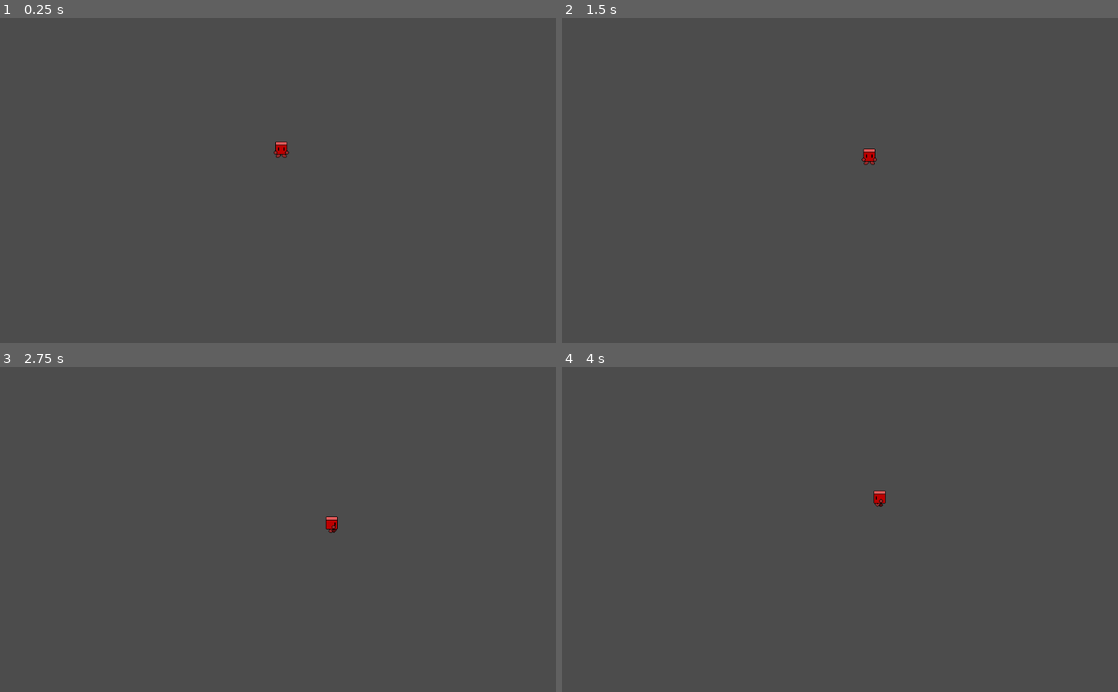
Above: before the commit, frames 1-4 (two rows, left to right).
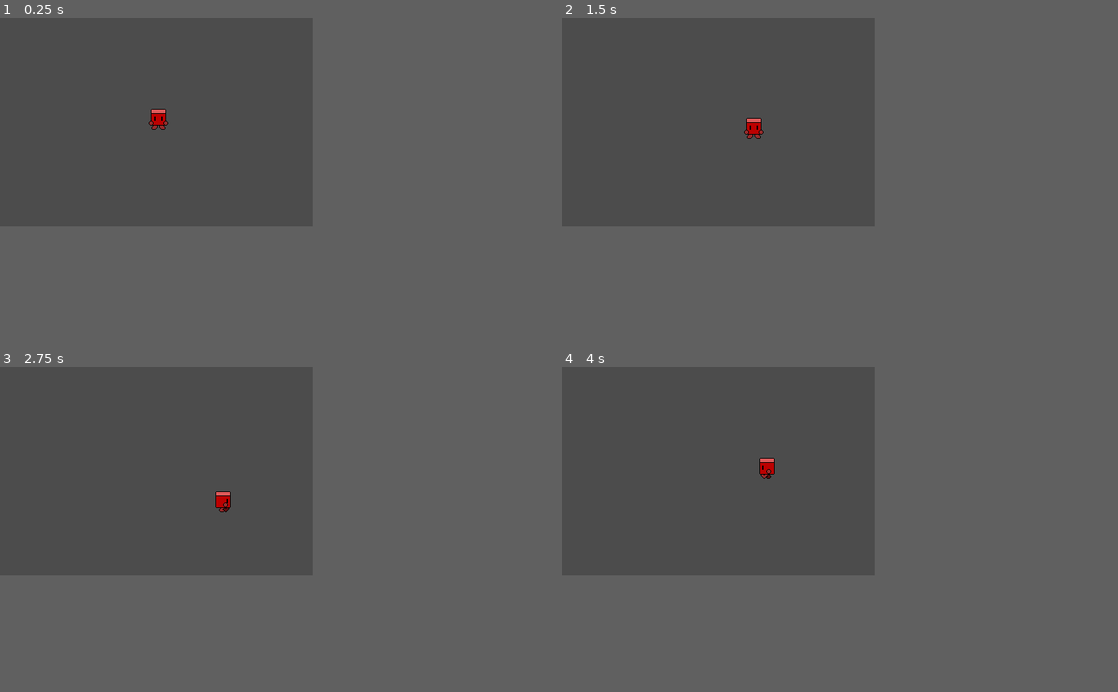
Above: after the commit, the same moments.

Repository: mechPenSketch/4-dir_Anim
Game: Godot game, scene res://example/Scene.tscn
Same seed, same stepped clock (60 frames per second), same inputs: the game is played once before the commit and once after it. Before the commit the project starts from res://Scene.tscn.
Inputs:
- Up to frame 1 (0.25 s): no input
- Up to frame 2 (1.5 s): tap Enter at 0.5 s; hold Right (ui_right) 0.53-1.28 s; tap Space (ui_select) at 0.77 s; hold Down (ui_down) from 1.28 s (still down)
- Up to frame 3 (2.75 s): tap Space (ui_select) at 1.52 s; release Down (ui_down) at 2.03 s; hold Right (ui_right) from 2.03 s (still down)
- Up to frame 4 (4 s): release Right (ui_right) at 2.78 s; hold Up (ui_up) 2.78-3.53 s; tap Space (ui_select) at 3.02, 3.77 s; hold Left (ui_left) from 3.53 s (still down)
In our replay, the window is 800x468 before the commit and 450x300 after it. These sizes can differ from the game's own. Grey fills any space a smaller window leaves; there, only what the larger window draws over its background counts as a difference.

The runs differ from the first frame. In frame 1, 0.3% of the frame differs, in the area x 26-52%, y 27-43%; in frame 2, 0.3%, in the area x 32-57%, y 30-46%; in frame 3, 0.3%; in frame 4, 0.3%.

Commit message:
Re-organise Files
Split them between examples and key assets

Diff:
--- a/Scene.tscn
+++ b/example/Scene.tscn
@@ -1,9 +1,9 @@
-[gd_scene load_steps=40 format=2]
-
-[ext_resource path="res://spritesheet.png" type="Texture" id=1]
-[ext_resource path="res://FourDirSheet.gd" type="Script" id=2]
-[ext_resource path="res://RedSquare.gd" type="Script" id=3]
-[ext_resource path="res://FourDirAnimTree.gd" type="Script" id=4]
+[gd_scene load_steps=44 format=2]
+
+[ext_resource path="res://four-dir/FourDirSheet.gd" type="Script" id=1]
+[ext_resource path="res://four-dir/FourDirAnimTree.gd" type="Script" id=2]
+[ext_resource path="res://example/RedSquare.gd" type="Script" id=3]
+[ext_resource path="res://example/spritesheet.png" type="Texture" id=4]
 
 [sub_resource type="CircleShape2D" id=1]
 radius = 12.0
@@ -181,7 +181,15 @@
 
 [sub_resource type="AnimationNodeStateMachineTransition" id=31]
 
-[sub_resource type="AnimationNodeStateMachine" id=32]
+[sub_resource type="AnimationNodeStateMachineTransition" id=32]
+
+[sub_resource type="AnimationNodeStateMachineTransition" id=33]
+
+[sub_resource type="AnimationNodeStateMachineTransition" id=34]
+
+[sub_resource type="AnimationNodeStateMachineTransition" id=35]
+
+[sub_resource type="AnimationNodeStateMachine" id=36]
 states/Down/node = SubResource( 20 )
 states/Down/position = Vector2( 698, 406 )
 states/Left/node = SubResource( 21 )
@@ -190,39 +198,42 @@
 states/Right/position = Vector2( 1055, 225 )
 states/Up/node = SubResource( 23 )
 states/Up/position = Vector2( 698, 49 )
-transitions = [ "Left", "Up", SubResource( 24 ), "Up", "Left …(190 unchanged characters)… ( 30 ), "Up", "Right", SubResource( 31 ) ]
+transitions = [ "Left", "Up", SubResource( 24 ), "Up", "Left …(190 unchanged characters)… ( 30 ), "Up", "Right", SubResource( 31 ), "Left", "Right", SubResource( 32 ), "Right", "Left", SubResource( 33 ), "Up", "Down", SubResource( 34 ), "Down", "Up", SubResource( 35 ) ]
 start_node = "Down"
-graph_offset = Vector2( 161, 202 )
-
-[sub_resource type="AnimationNodeBlendTree" id=33]
-graph_offset = Vector2( -569, 260 )
+graph_offset = Vector2( -18, 48 )
+
+[sub_resource type="AnimationNodeBlendTree" id=37]
+graph_offset = Vector2( -443, 87 )
 nodes/Actions/node = SubResource( 18 )
 nodes/Actions/position = Vector2( -280, 340 )
 nodes/AddActions/node = SubResource( 19 )
 nodes/AddActions/position = Vector2( 20, 160 )
-nodes/Sides/node = SubResource( 32 )
+nodes/Sides/node = SubResource( 36 )
 nodes/Sides/position = Vector2( -280, 140 )
 node_connections = [ "output", 0, "AddActions", "AddActions", 0, "Sides", "AddActions", 1, "Actions" ]
 
-[sub_resource type="AnimationNodeStateMachinePlayback" id=34]
-
-[sub_resource type="AnimationNodeStateMachinePlayback" id=35]
+[sub_resource type="AnimationNodeStateMachinePlayback" id=38]
+
+[sub_resource type="AnimationNodeStateMachinePlayback" id=39]
 
 [node name="Node2D" type="Node2D"]
 
 [node name="RedSquare" type="KinematicBody2D" parent="."]
-position = Vector2( 518, 244 )
+position = Vector2( 227.999, 147 )
 script = ExtResource( 3 )
 
 [node name="CollisionShape2D" type="CollisionShape2D" parent="RedSquare"]
 shape = SubResource( 1 )
 
 [node name="Sprite" type="Sprite" parent="RedSquare"]
-texture = ExtResource( 1 )
+texture = ExtResource( 4 )
 vframes = 8
 hframes = 4
-script = ExtResource( 2 )
+script = ExtResource( 1 )
 vframes_per_side = 2
+side = 0
+action_frame = 0
+action_frame_coord = Vector2( 0, 0 )
 is_symmetrical = true
 
 [node name="AnimationPlayer" type="AnimationPlayer" parent="RedSquare"]
@@ -235,10 +246,10 @@
 anims/Walking = SubResource( 8 )
 
 [node name="AnimationTree" type="AnimationTree" parent="RedSquare"]
-tree_root = SubResource( 33 )
+tree_root = SubResource( 37 )
 anim_player = NodePath("../AnimationPlayer")
 active = true
-parameters/Actions/playback = SubResource( 34 )
+parameters/Actions/playback = SubResource( 38 )
 parameters/AddActions/add_amount = 1.0
-parameters/Sides/playback = SubResource( 35 )
-script = ExtResource( 4 )
+parameters/Sides/playback = SubResource( 39 )
+script = ExtResource( 2 )
--- a/project.godot
+++ b/project.godot
@@ -16,8 +16,15 @@
 [application]
 
 config/name="4-Directional Animation"
-run/main_scene="res://Scene.tscn"
+run/main_scene="res://example/Scene.tscn"
 config/icon="res://icon.png"
+
+[display]
+
+window/size/width=450
+window/size/height=300
+window/stretch/mode="2d"
+window/stretch/aspect="keep"
 
 [rendering]
 
Renamed: RedSquare.gd -> example/RedSquare.gd
Binary file added: example/spritesheet.png
Not shown, changed: example/spritesheet.png.import
Renamed: FourDirAnimTree.gd -> four-dir/FourDirAnimTree.gd
Renamed: FourDirSheet.gd -> four-dir/FourDirSheet.gd
Binary file changed: icon.png
Binary file removed: spritesheet.png
Not shown, changed: icon.png~
Not shown, removed: size_32.png~
Not shown, removed: spritesheet.png~
